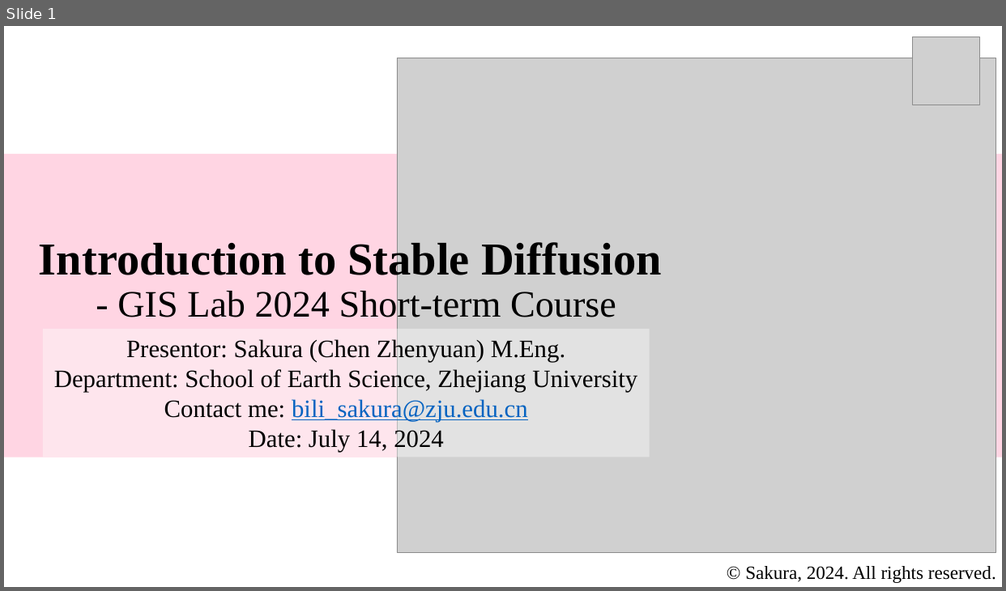
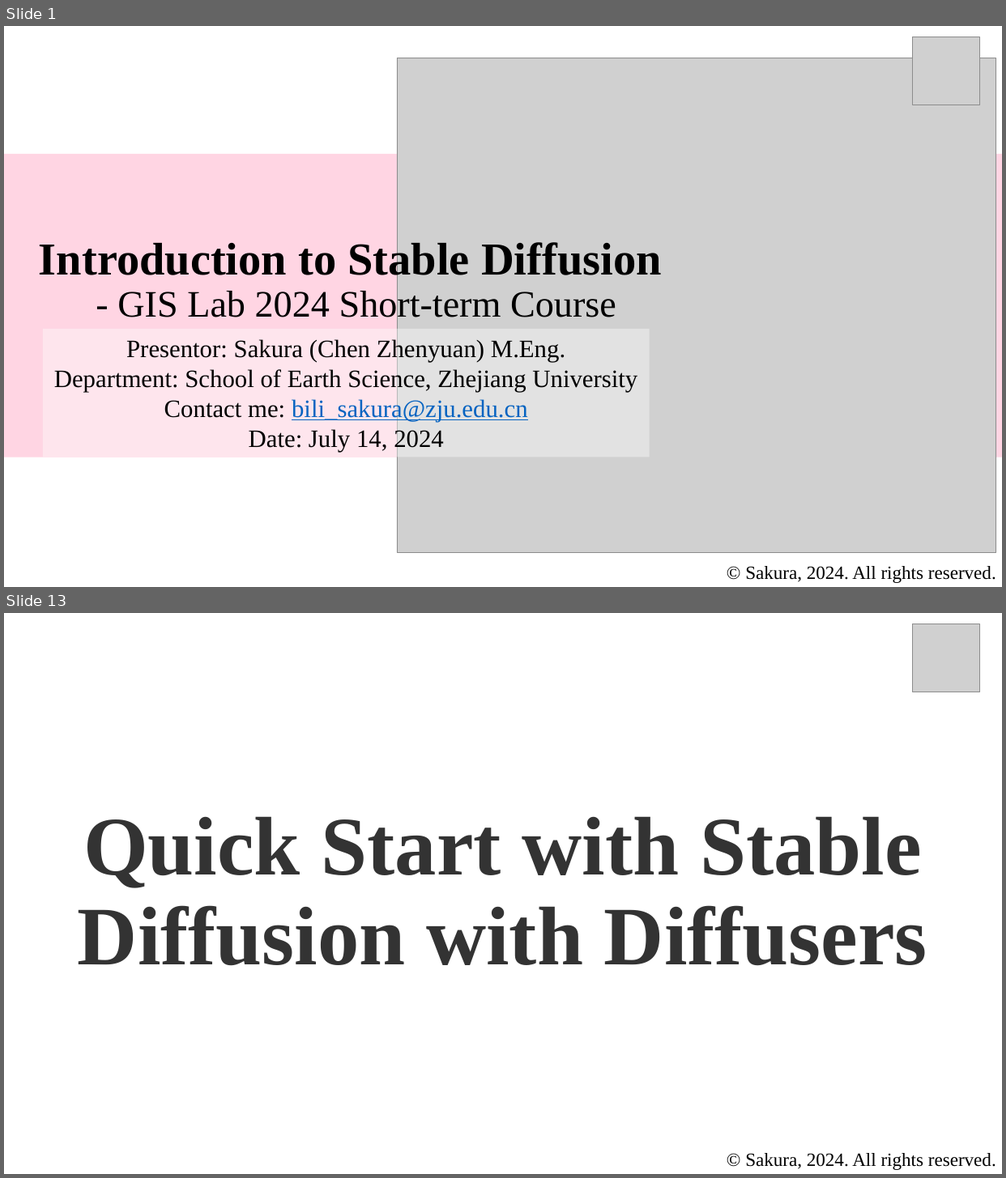
Before and after one commit to Bili-Sakura/GISLab-Short-Term-Course, a slide deck: lectures/Introduction_to_Stable_Diffusions_with_Codes.pptx. Shown one above the other, each under a label of ours: slide 1 before the commit, slides 1 and 13 after it; the slides between them are not shown. The pictures are 1006x591 and 1006x1178 pixels, drawn with LibreOffice and Linux fonts; fonts in the diff are those of the drawing; grey boxes stand for pictures. Boxes give left, top, right and bottom in pixels: in the first picture for what was removed or moved away, otherwise in the second. Text is boxed around its words. In the diff, an @@ line names an element or a change of style, - is before the commit and + after.

```diff
--- a/lectures/Introduction_to_Stable_Diffusions_with_Codes.pptx
+++ b/lectures/Introduction_to_Stable_Diffusions_with_Codes.pptx
@@ slide 13 added at (4, 613, 1002, 1174), background #FFFFFF @@
@@ picture added at (913, 624, 980, 692) @@
@@ text added at (78, 816, 927, 966), 80 pt, text #333333, bold @@
+Quick Start with Stable Diffusion with Diffusers
@@ text added at (745, 1153, 996, 1170), 18 pt, text #000000 @@
+© Sakura, 2024. All rights reserved.
```
Also in this commit, not shown: 3 slides changed, 13 other slides added, 1 slide removed, 2 other files.
